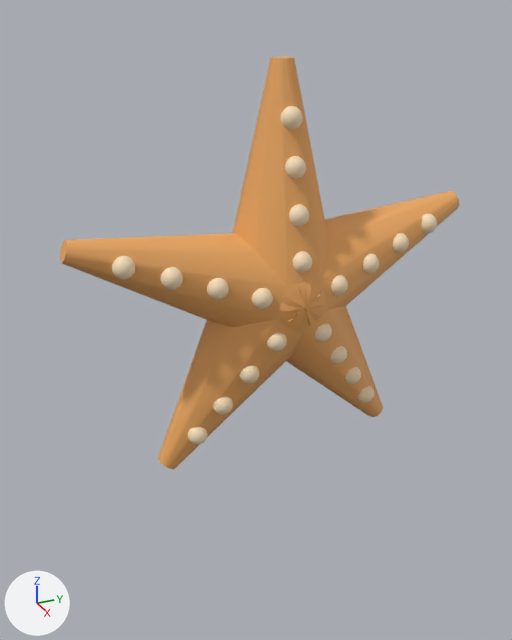
One commit to the glTF model assets/shared/costumes/costume_starfish.glb: the scene before it, then after it.
The view is the same before and after, from a 50 mm camera at (1.86, -0.838, 1.961) aimed at (-0.005, 0.002, 1.028). The axes (+X, +Y, +Z) are drawn at lower left. The lights are the same throughout. The picture after the commit comes second.

Names of what the first picture shows: 'arm0', 'arm1', 'arm2', 'arm3', 'arm4' and 20 more.
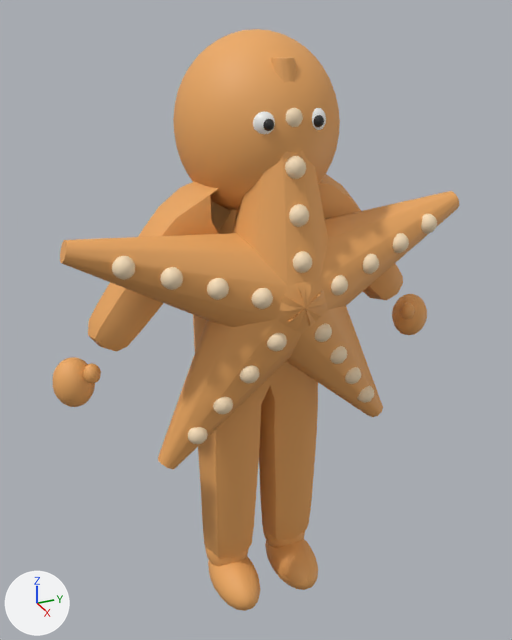
Diff of the bpy script that builds the scene:
```diff
--- a/assets/shared/costumes/costume_starfish.glb.py
+++ b/assets/shared/costumes/costume_starfish.glb.py
@@ mat_black @@
+mat_black = bpy.data.materials.new('black')
+# nodes: BsdfPrincipled, Mix, OutputMaterial, VertexColor
+# colours: black #272727, mixed with the vertex colours
@@ mat_white @@
+mat_white = bpy.data.materials.new('white')
+# nodes: BsdfPrincipled, Mix, OutputMaterial, VertexColor
+# colours: white #f3f3f1, mixed with the vertex colours
@@ ob_thumbmr @@
+ob_thumbmr = bpy.data.objects.new('thumbmR', me_thumbmr)  # a UV sphere (12 segments, 8 rings, poles along z) spanning x 0.033..0.083, y -0.5605..-0.5105, z 0.9584..1.0184
+ob_thumbmr.location = (0.0, 0.0, 0.0)
@@ ob_thumbml @@
+ob_thumbml = bpy.data.objects.new('thumbmL', me_thumbml)  # a UV sphere (12 segments, 8 rings, poles along z) spanning x 0.033..0.083, y 0.5105..0.5605, z 0.9584..1.0184
+ob_thumbml.location = (0.0, 0.0, 0.0)
@@ ob_suit @@
+ob_suit = bpy.data.objects.new('suit', me_suit)  # 368 vertices, 710 faces; spans x -0.143..0.143, y -0.527..0.527, z 0.115..1.519
+ob_suit.location = (0.0, 0.0, 0.0)
@@ ob_pupil_1 @@
+ob_pupil_1 = bpy.data.objects.new('pupil-1', me_pupil_1)  # a UV sphere (12 segments, 8 rings, poles along z) spanning x 0.2122..0.2438, y -0.0858..-0.0542, z 1.6542..1.6858
+ob_pupil_1.location = (0.0, 0.0, 0.0)
@@ ob_pupil1 @@
+ob_pupil1 = bpy.data.objects.new('pupil1', me_pupil1)  # a UV sphere (12 segments, 8 rings, poles along z) spanning x 0.2122..0.2438, y 0.0542..0.0858, z 1.6542..1.6858
+ob_pupil1.location = (0.0, 0.0, 0.0)
@@ ob_mittr @@
+ob_mittr = bpy.data.objects.new('mittR', me_mittr)  # a UV sphere (18 segments, 12 rings, poles along z) spanning x -0.047..0.071, y -0.642..-0.522, z 0.873..1.023
+ob_mittr.location = (0.0, 0.0, 0.0)
@@ ob_mittl @@
+ob_mittl = bpy.data.objects.new('mittL', me_mittl)  # a UV sphere (18 segments, 12 rings, poles along z) spanning x -0.047..0.071, y 0.522..0.642, z 0.873..1.023
+ob_mittl.location = (0.0, 0.0, 0.0)
@@ ob_head @@
+ob_head = bpy.data.objects.new('head', me_head)  # an icosphere of 1280 faces spanning x -0.239..0.239, y -0.229..0.229, z 1.38..1.88
+ob_head.location = (0.0, 0.0, 0.0)
@@ ob_eye_1 @@
+ob_eye_1 = bpy.data.objects.new('eye-1', me_eye_1)  # a UV sphere (16 segments, 10 rings, poles along z) spanning x 0.165..0.235, y -0.105..-0.035, z 1.635..1.705
+ob_eye_1.location = (0.0, 0.0, 0.0)
@@ ob_eye1 @@
+ob_eye1 = bpy.data.objects.new('eye1', me_eye1)  # a UV sphere (16 segments, 10 rings, poles along z) spanning x 0.165..0.235, y 0.035..0.105, z 1.635..1.705
+ob_eye1.location = (0.0, 0.0, 0.0)
@@ ob_bootr @@
+ob_bootr = bpy.data.objects.new('bootR', me_bootr)  # a UV sphere (18 segments, 12 rings, poles along z) spanning x -0.088..0.208, y -0.195..-0.035, z -0.01..0.15
+ob_bootr.location = (0.0, 0.0, 0.0)
@@ ob_bootl @@
+ob_bootl = bpy.data.objects.new('bootL', me_bootl)  # a UV sphere (18 segments, 12 rings, poles along z) spanning x -0.088..0.208, y 0.035..0.195, z -0.01..0.15
+ob_bootl.location = (0.0, 0.0, 0.0)
@@ ob_ankler @@
+ob_ankler = bpy.data.objects.new('ankleR', me_ankler)  # a UV sphere (16 segments, 10 rings, poles along z) spanning x -0.08..0.08, y -0.195..-0.035, z 0.07..0.25
+ob_ankler.location = (0.0, 0.0, 0.0)
@@ ob_anklel @@
+ob_anklel = bpy.data.objects.new('ankleL', me_anklel)  # a UV sphere (16 segments, 10 rings, poles along z) spanning x -0.08..0.08, y 0.035..0.195, z 0.07..0.25
+ob_anklel.location = (0.0, 0.0, 0.0)
```

Pixel boxes [x1, y1, x2, y2] of what changed, in the pictures (512 x 640 px):
'suit', added: after [88, 174, 403, 560]
'head', added: after [173, 29, 340, 210]
'bootR', added: after [208, 556, 260, 611]
'bootL', added: after [265, 539, 318, 590]
'mittR', added: after [53, 357, 95, 407]
'mittL', added: after [392, 294, 427, 335]
'ankleR', added: after [205, 546, 248, 566]
'ankleL', added: after [263, 528, 305, 547]
'eye-1', added: after [253, 111, 275, 134]
'thumbmR', added: after [83, 363, 101, 384]
'thumbmL', added: after [400, 302, 415, 319]
'eye1', added: after [312, 108, 326, 130]
'pupil-1', added: after [263, 119, 274, 131]
'pupil1', added: after [313, 115, 324, 127]
